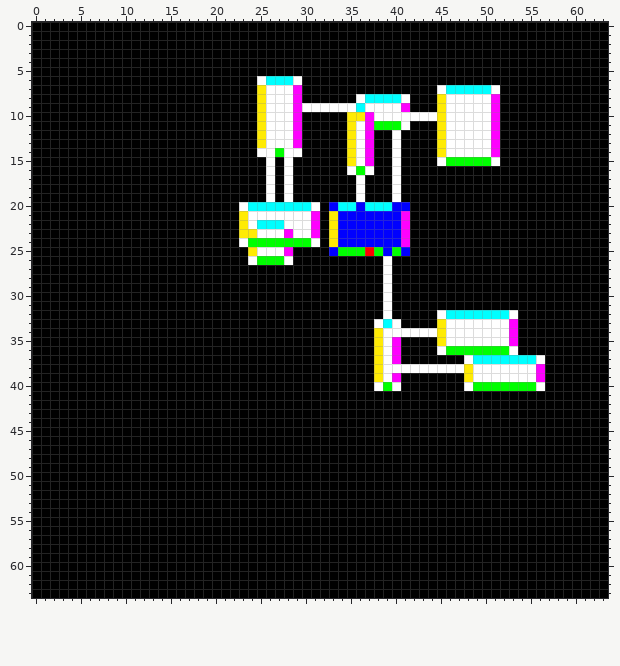
Edited in one commit: pixel-art sprite (Assets/LayoutMap.png). Above: the version before the commit.
The file is 64x64 pixels.
Once edited:
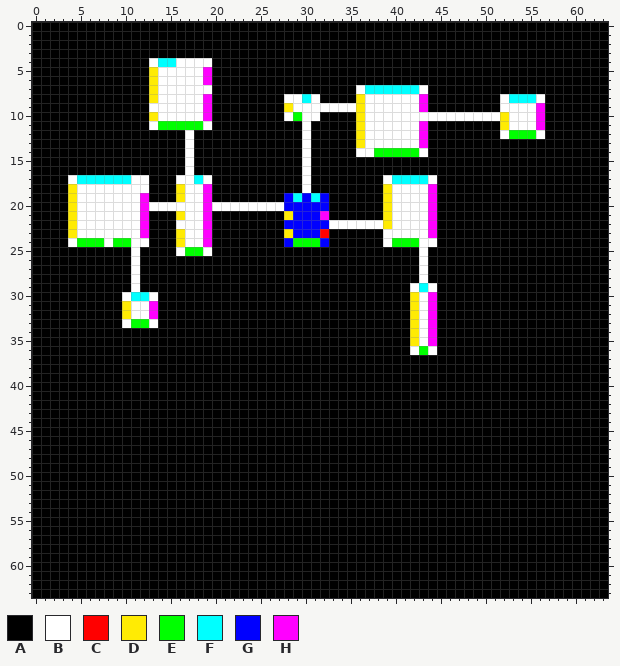
Palette (. is transparent): A #000000  B #ffffff  C #ff0000  D #ffeb04  E #00ff00  F #00ffff  G #0000ff  H #ff00ff
From the commit log: Update to have basic layout generator with colours
Edits made:
Changed rows in their new state; - is an unchanged pixel.
first column x 4:
 4 ---------BFFBBBB-------------------------------------
 5 ---------DBBBBBH-------------------------------------
 6 ---------DBBBBBH-----AAAAA---------------------------
 7 ---------DBBBBBB-----AAAAA------BFFFFFFB-AAAAAAA-----
 8 ---------DBBBBBH-----AAA-BFB----DBBBB-BH-AAAAAAABFFFB
 9 ---------BBBBBBH-----AAADB------D----BBH-AAAAAAABBBBH
10 ---------DBBBBBH-----AAA-EBB---A-B-------B-----BDBBBH
11 ---------BEEEEEB-----AAAAAB----ADBBBB-BH-AAAAAAADBBBH
12 -------------B-------AAAAAB----ADBBB-BBH-AAAAAAABEEEB
13 -------------B-------AAAAAB----ADBBB-BBH-AAAAAAA-----
14 -------------B-------AAAAAB----A-BEEEEEB-AAAAAAA-----
15 -------------B--------A-A-B----AAA--A----AAAAAAA-----
16 -------------B--------A-A-B----AAA--A----------------
17 BFFFFFFBB---BBFB------A-A-B-----A--BFFFFB------------
18 DBBBBBBBB---DBBH------A-A-B-----A--D-BBBH------------
19 DBBBBBBBH---DBBH------A-GFGFG---A--D-BBBH------------
20 DBBBBBBBHBBBBBBHBBB-BBBBGGGGGAAAAAADBBBBH------------
21 DBBBBBBBH---DBBH---AAAAADGGGHAAAAAADBBBBH------------
22 DBBBBBBBH---BBBH---AAAAAGGGGGBBBBBBDBBBBH------------
23 DBBBBBBBH---DBBH---AAAAADGGGCAAAAAABBBBBH------------
24 BEEEBEEBB---DBBH---AAAAAG--EGAAAAAABEEEBB------------
25 -------B----BEEB----AAAAA----AAAAAAAAA-B-------------
26 -------B------------AAAAA----------A---B-------------
27 -------B---------------------------A---B-------------
28 -------B---------------------------A---B-------------
29 -------B---------------------------A--BFB------------
30 ------BFFB-------------------------A--DBH------------
31 ------DBBH-------------------------A--DBH------------
32 ------DBBH-------------------------A--DBHAAAAAAAAA---
33 ------BEEB------------------------AAA-DBHAAAAAAAAA---
34 ----------------------------------AAAAD-HAAAAAAAAA---
35 ----------------------------------AAA-DBHAAAAAAAAA---
36 ----------------------------------AAA-BEBAAAAAAAAA---
37 ----------------------------------AAA-------AAAAAAAAA
38 ----------------------------------AAAAAAAAAAAAAAAAAAA
39 ----------------------------------AAA-------AAAAAAAAA
40 ----------------------------------AAA-------AAAAAAAAA
Changed places in both pictures, as pixel boxes (x1, y1, x2, y2):
changed: (68, 58, 545, 391)
